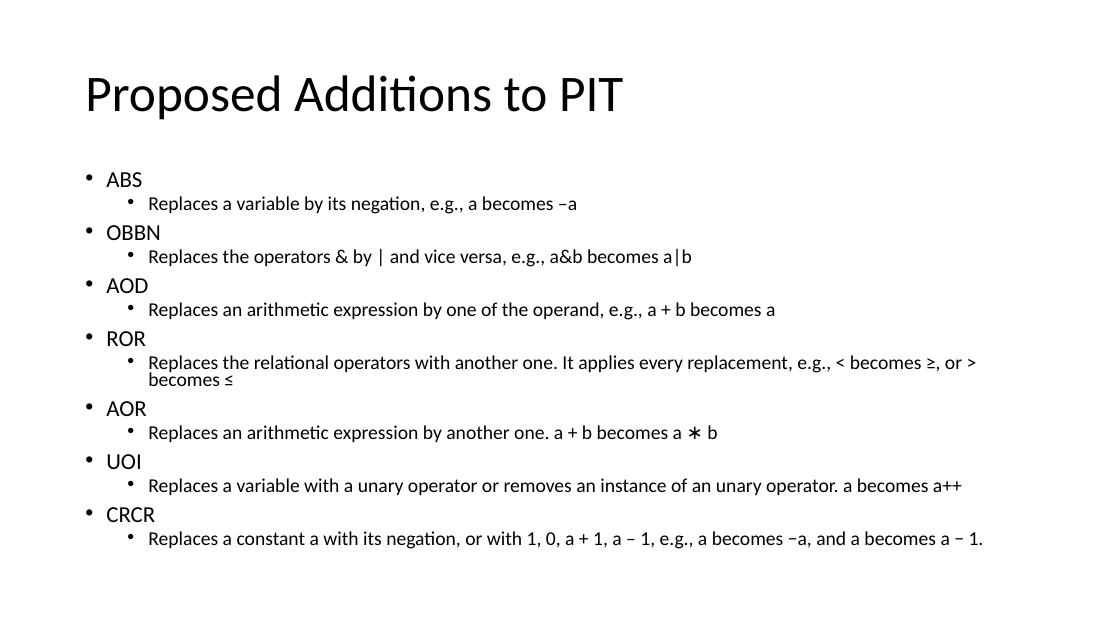
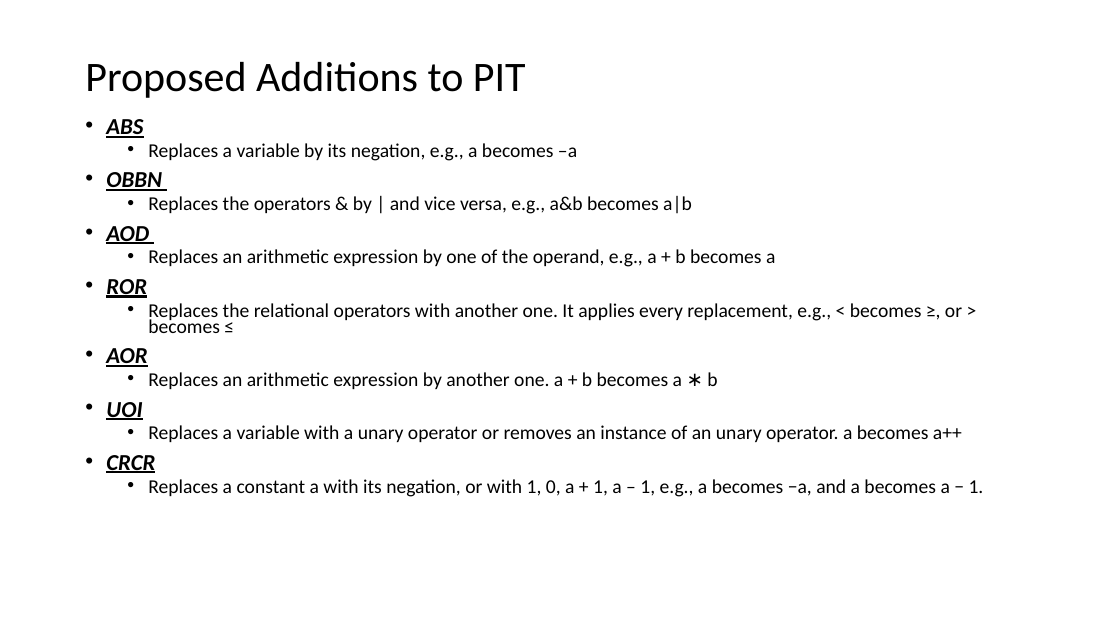
Before and after one commit to matthewbachelder/cs6367, a slide deck: slide 3 of Midterm_Presentation.pptx. Drawn at 1120x630 pixels with LibreOffice and Linux fonts; fonts in the diff are those of the drawing. Boxes give left, top, right and bottom in pixels: in the first picture for what was removed or moved away, otherwise in the second. Text is boxed around its words. In the diff, an @@ line names an element or a change of style, - is before the commit and + after.

```diff
--- a/Midterm_Presentation.pptx
+++ b/Midterm_Presentation.pptx
@@ title "Proposed Additions to PIT" at box(85, 62, 526, 98): size 44 to 36 pt; indent changed @@
@@ text "ABS": place and size @@
-text "ABS" at box(106, 172, 984, 549)
+text "ABS" at box(106, 119, 984, 497)
@@ text "ABS" at box(106, 119, 984, 497): bold on, italic on, underline on in "ABS", "OBBN", "AOD", "ROR" and 3 more places; less space between paragraphs @@
```
Also in this commit, not shown: 4 other slides changed, 9 slides added.
